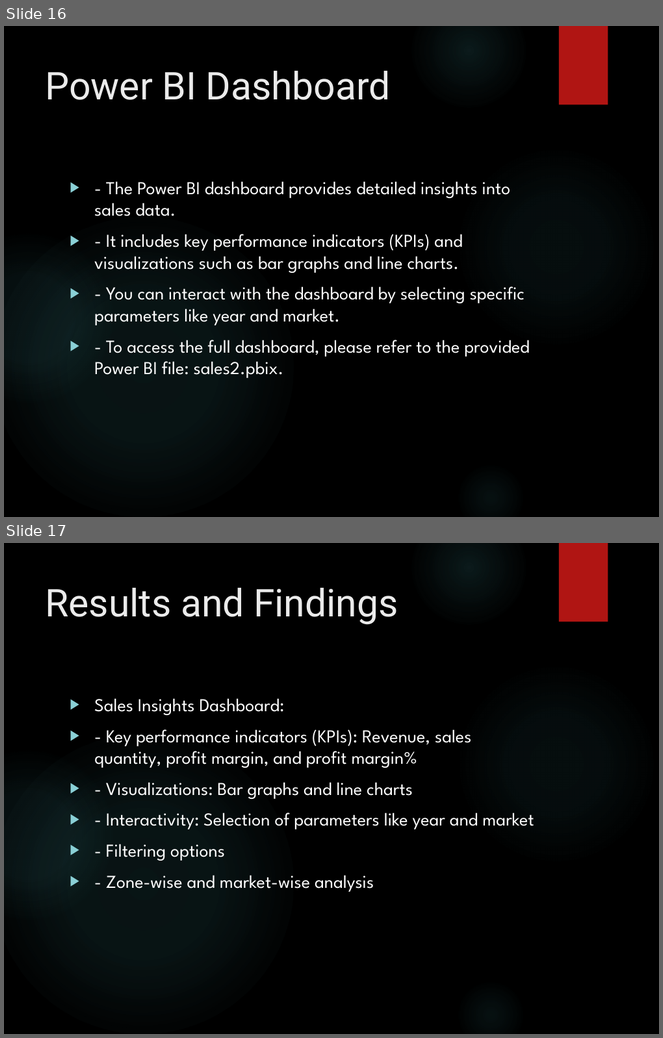
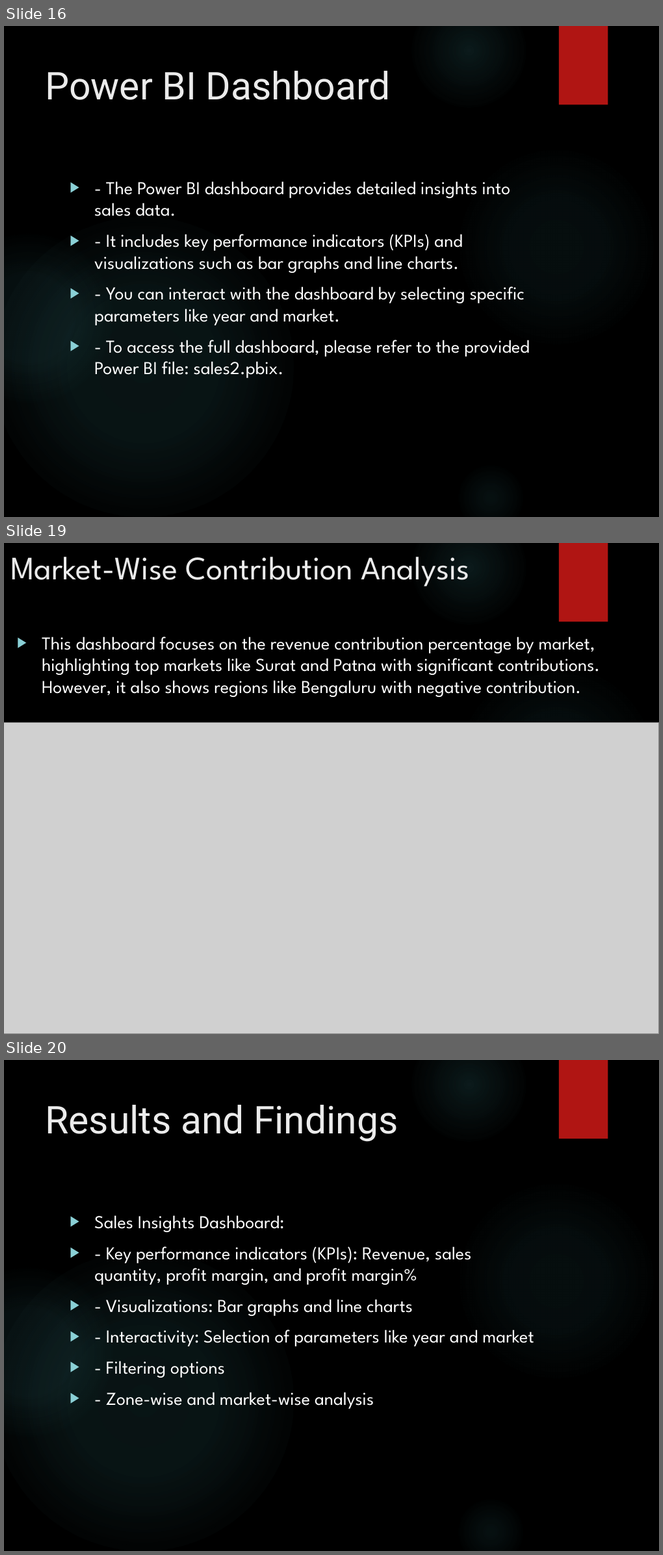
Before and after one commit to Ritikchauhhan/SALES-INSIGHT-PROJECT, a slide deck: Sales_Insights_Data_Analysis_Project.pptx. Shown one above the other, each under a label of ours: slides 16 and 17 before the commit, slides 16, 19 and 20 after it; the slides between them are not shown. The pictures are 663x1038 and 663x1555 pixels, drawn with LibreOffice and Linux fonts; fonts in the diff are those of the drawing; grey boxes stand for pictures; background and template pictures are left out. Boxes give left, top, right and bottom in pixels: in the first picture for what was removed or moved away, otherwise in the second. Text is boxed around its words. In the diff, an @@ line names an element or a change of style, - is before the commit and + after.

```diff
--- a/Sales_Insights_Data_Analysis_Project.pptx
+++ b/Sales_Insights_Data_Analysis_Project.pptx
@@ slide 19 added at bbox=[4, 543, 659, 1034], background picture (left out); not listed: 6 template elements that a slide beside it also shows @@
@@ title added at bbox=[10, 557, 470, 587], 36 pt, text #EBEBEB @@
+Market-Wise Contribution Analysis
@@ text added at bbox=[42, 637, 600, 697], 20 pt, text #FFFFFF @@
+▶ This dashboard focuses on the revenue contribution percentage by market, highlighting top markets like Surat and Patna with significant contributions. However, it also shows regions like Bengaluru with negative contribution.
@@ picture added at bbox=[4, 723, 659, 1034] @@
@@ what was slide 17 is now slide 20 @@
```
Also in this commit, not shown: 2 other slides added.
